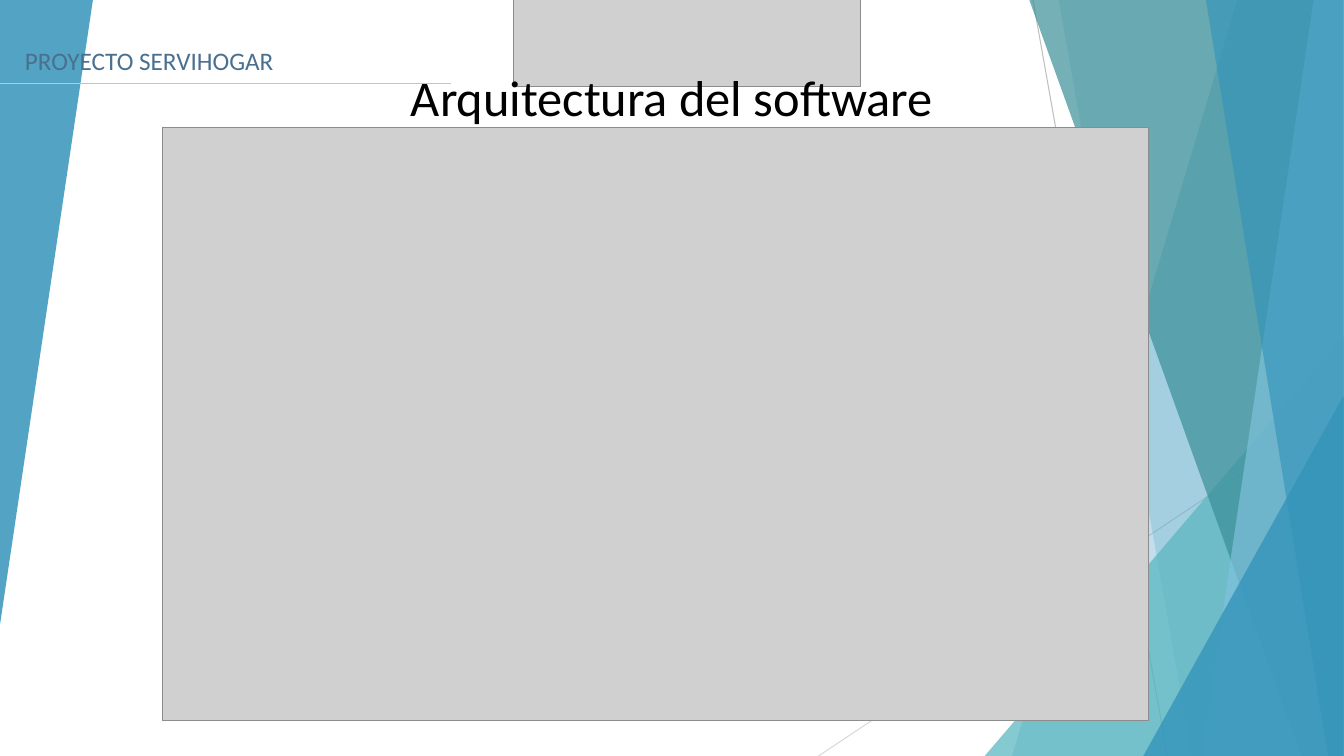
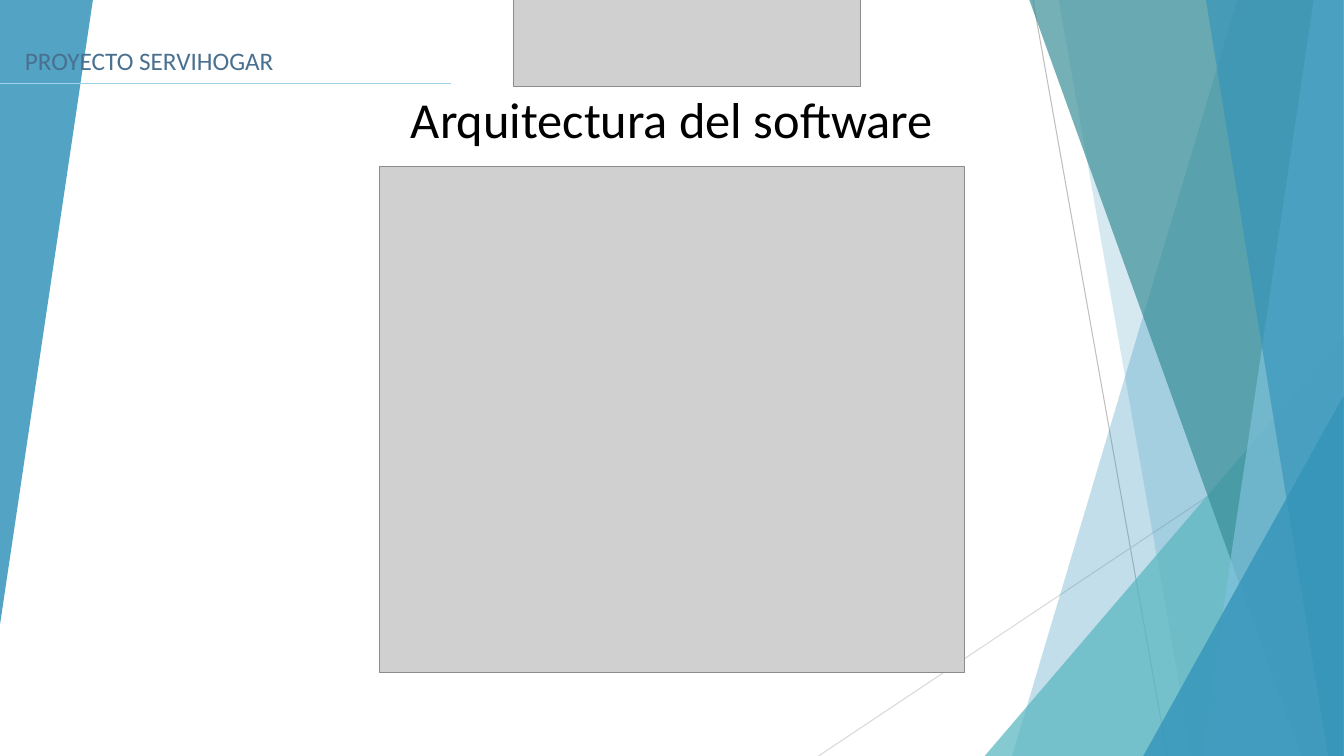
Before and after one commit to TopherHasashi/Servihogar-Capstone, a slide deck: slide 9 of Fase 2/Presentación Proyecto.pptx. Drawn at 1344x756 pixels with LibreOffice and Linux fonts; fonts in the diff are those of the drawing; grey boxes stand for pictures. Boxes give left, top, right and bottom in pixels: in the first picture for what was removed or moved away, otherwise in the second. Text is boxed around its words. In the diff, an @@ line names an element or a change of style, - is before the commit and + after.

```diff
--- a/Fase 2/Presentación Proyecto.pptx
+++ b/Fase 2/Presentación Proyecto.pptx
@@ text "Arquitectura del software" rewrapped from bbox=[411, 74, 933, 124] to bbox=[411, 103, 933, 146] @@
@@ picture: place and size @@
-picture at bbox=[162, 127, 1148, 721]
+picture at bbox=[380, 166, 965, 673]
```
Also in this commit, not shown: 8 other slides changed, 12 other files.
